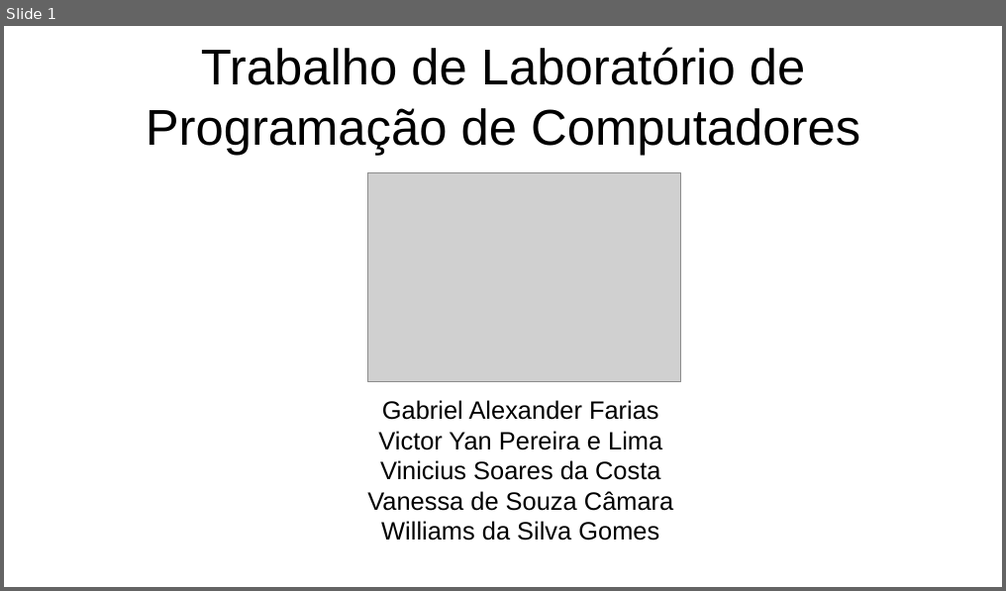
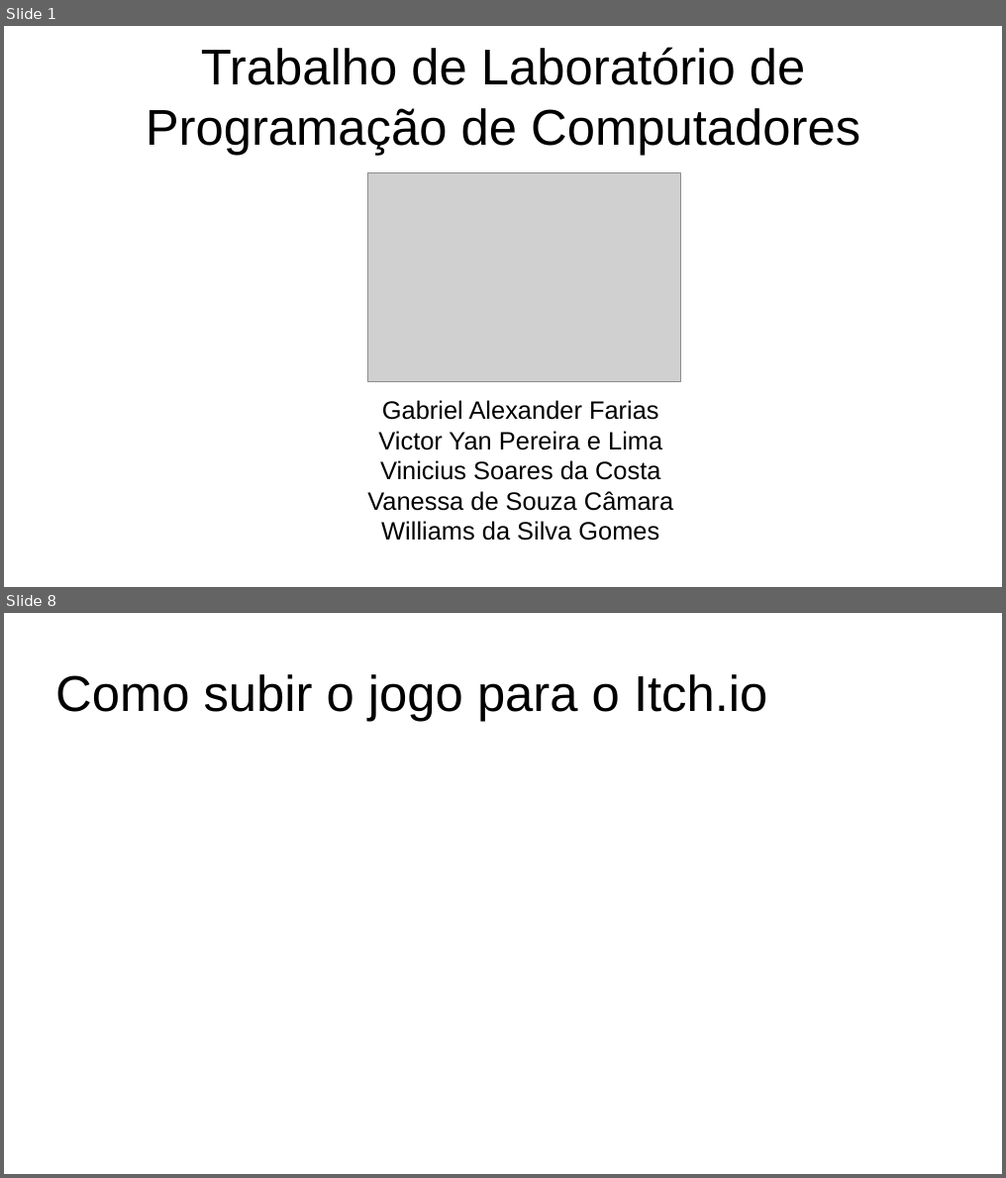
Before and after one commit to Victor7095/flappy-bird-pygame, a slide deck: slide_flappy_bird.pdf.odp. Shown one above the other, each under a label of ours: slide 1 before the commit, slides 1 and 8 after it; the slides between them are not shown. The pictures are 1006x591 and 1006x1178 pixels, drawn with LibreOffice and Linux fonts; fonts in the diff are those of the drawing; grey boxes stand for pictures. Boxes give left, top, right and bottom in pixels: in the first picture for what was removed or moved away, otherwise in the second. Text is boxed around its words. In the diff, an @@ line names an element or a change of style, - is before the commit and + after.

```diff
--- a/slide_flappy_bird.pdf.odp
+++ b/slide_flappy_bird.pdf.odp
@@ slide 8 added at [4,613,1002,1174], background #FFFFFF @@
@@ text added at [55,674,767,721], 40 pt, text #000000 @@
+Como subir o jogo para o Itch.io
```
Also in this commit, not shown: 1 slide changed, 5 other slides added, 1 slide removed.
